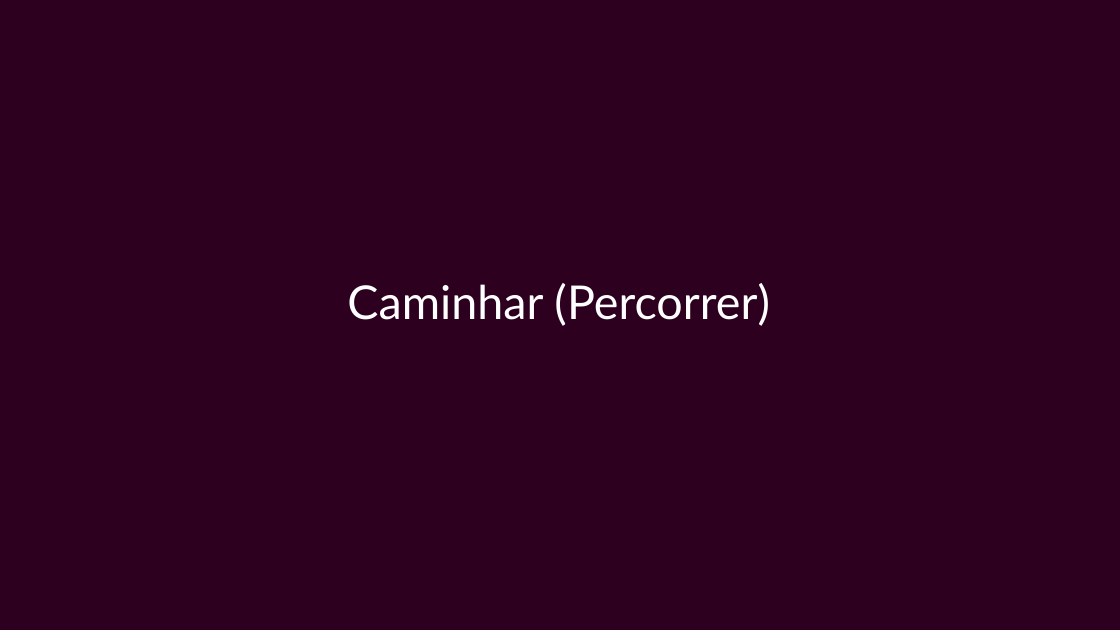
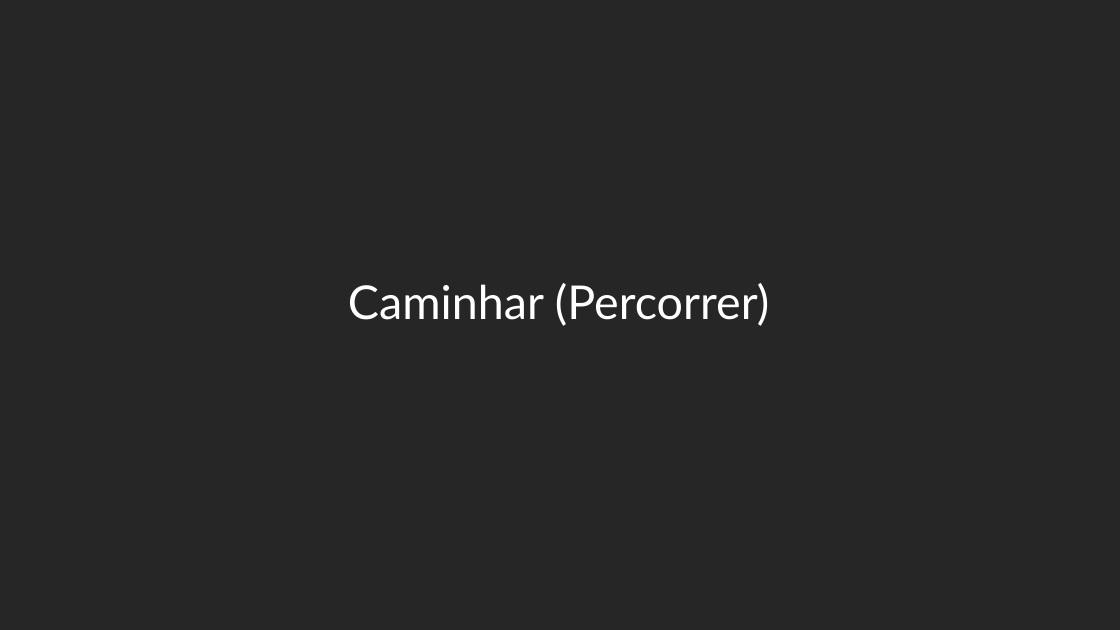
Before and after one commit to felipemarc/AED1_2016-2, a slide deck: slide 72 of ap_arvores/AED - arvores.pptx (slide 73 before the commit). Drawn at 1120x630 pixels with LibreOffice and Linux fonts; fonts in the diff are those of the drawing; grey boxes stand for pictures; background and template pictures are left out. Boxes give left, top, right and bottom in pixels: in the first picture for what was removed or moved away, otherwise in the second. Text is boxed around its words. In the diff, an @@ line names an element or a change of style, - is before the commit and + after.

```diff
--- a/ap_arvores/AED - arvores.pptx
+++ b/ap_arvores/AED - arvores.pptx
@@ background picture (left out) to #F2F2F2 @@
@@ rectangle at (0,0,1120,629): fill #2C001E to #262626 @@
```
Also in this commit, not shown: 83 other slides changed, 53 slides added, 16 slides removed.
